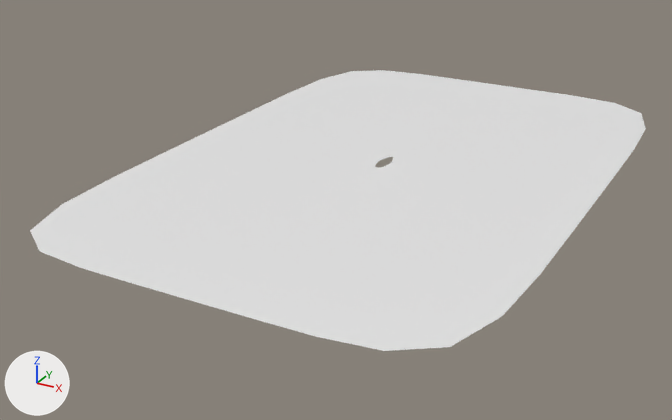
Two versions of the Blender file Assets/Models/watersubdivisionsheet.blend, one commit apart.
Before and after are seen from a 50 mm camera at (15.3, -31.8, 13.4) aimed at (-1.3, -1.6, -1.8). The axes (+X, +Y, +Z) are drawn at lower left. The lights are the same throughout.

The older version as bpy lines, for what is in view:
```python
me_plane = bpy.data.meshes.new('Plane')
me_plane.from_pydata(...)  # 1053 vertices, 1112 faces; spans x -1.0..1.0, y -1.52..1.52, z 0.0
ob_plane = bpy.data.objects.new('Plane', me_plane)
ob_plane.location = (0.0, 0.0, 0.0)
ob_plane.scale = (8.52, 8.52, 8.52)
```
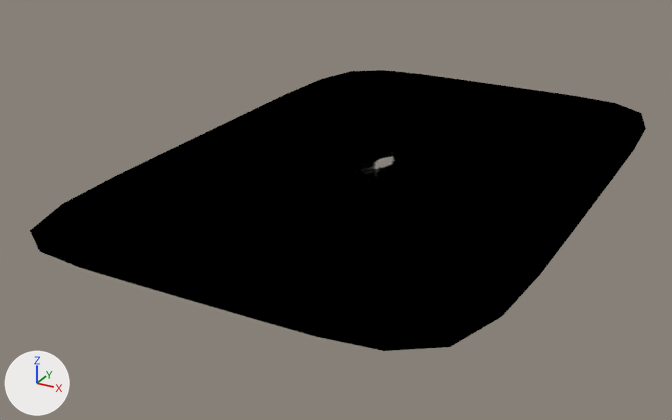
Boxes [x1, y1, x2, y2] around the edits, measured in the pictures (672 x 420 px):
'Plane', recoloured (white to black)
    both: [30, 70, 646, 351]

Patch to the scene script:
```diff
--- a/Assets/Models/watersubdivisionsheet.blend.py
+++ b/Assets/Models/watersubdivisionsheet.blend.py
@@ mat_material @@
+mat_material = bpy.data.materials.new('Material')
+mat_material.use_nodes = True; mat_material.node_tree.nodes.clear()
+_N = mat_material.node_tree.nodes; _L = mat_material.node_tree.links
+n0 = _N.new('ShaderNodeOutputMaterial'); n0.name = 'Material Output'
+n1 = _N.new('ShaderNodeVertexColor'); n1.name = 'Color Attribute'
+n2 = _N.new('ShaderNodeSeparateColor'); n2.name = 'Separate Color'
+_L.new(n1.outputs[0], n2.inputs[0])  # 'Color' to 'Color'
+_L.new(n2.outputs[2], n0.inputs[0])  # 'Blue' to 'Surface'
@@ me_plane @@
 me_plane.from_pydata(...)  # 1053 vertices, 1112 faces; spans x -1.0..1.0, y -1.52..1.52, z 0.0
+me_plane.materials.append(mat_material)
```
